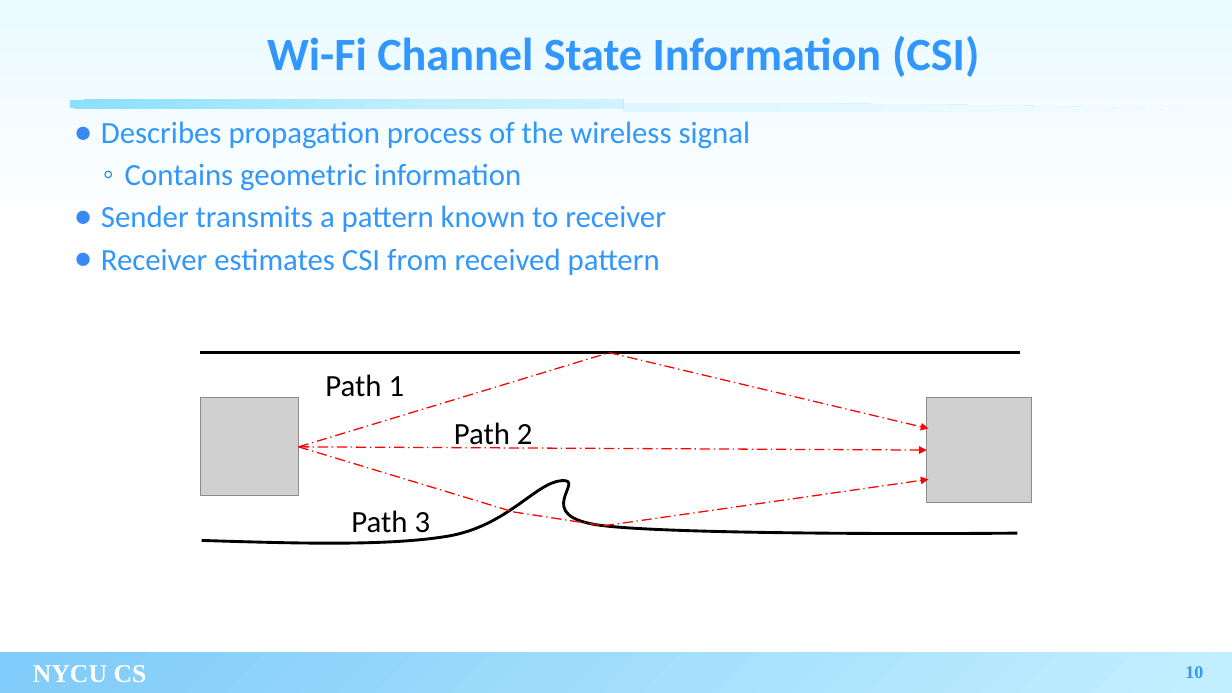
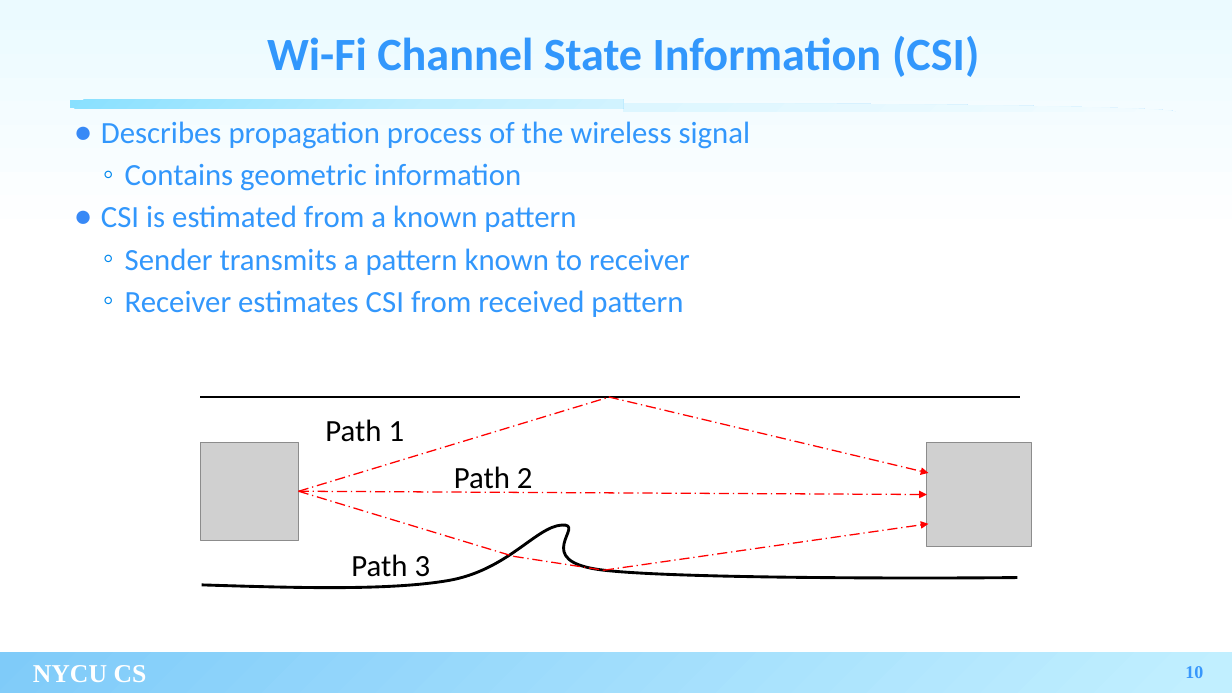
Before and after one commit to xoxonut/thesis, a slide deck: slide 10 of thesis proposal 7_20.pptx. Drawn at 1232x693 pixels with LibreOffice and Linux fonts; fonts in the diff are those of the drawing; grey boxes stand for pictures; background and template pictures are left out. Boxes give left, top, right and bottom in pixels: in the first picture for what was removed or moved away, otherwise in the second. Text is boxed around its words. In the diff, an @@ line names an element or a change of style, - is before the commit and + after.

```diff
--- a/thesis proposal 7_20.pptx
+++ b/thesis proposal 7_20.pptx
@@ text at (x1=101, y1=205, x2=576, y2=232): paragraph added @@
+● CSI is estimated from a known pattern
@@ text at (x1=125, y1=248, x2=690, y2=317): bullet ● to ◦; list level 1 to 2 in "Sender transmits a pattern known ..."; bullet colour #3889F6 to #0088EE; list level 1 to 2 in "Receiver estimates CSI from received ..." @@
@@ 4 lines, 3 texts, 3 arrows, 2 pictures, 1 freeform shape moved together from (x1=201, y1=353, x2=1031, y2=543) to (x1=201, y1=397, x2=1031, y2=588) @@
```
Also in this commit, not shown: 16 other files.
